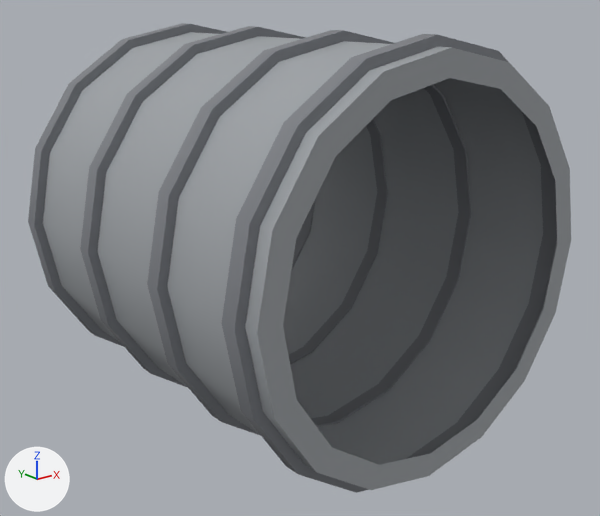
Renders of the OBJ model assets/models/equipment/cobretty_cr1_vector/LOD1/cr1_housing.obj from each side of a commit.
Camera for both pictures: a 50 mm camera at (-5.49, -10.13, 2.45) aimed at (0.12, -3.12, -0.35). Lighting does not change. The marker at lower left points along +X, +Y and +Z. The picture after the commit comes second. Where no turn or scale is listed for an object, it has been applied to the vertices. Vertices at exactly the same position are counted once.

Before the edit, the objects in view are built like this:
```python
me_cr1_housing = bpy.data.meshes.new('cr1_housing')
me_cr1_housing.from_pydata(...)  # 352 vertices, 336 faces; spans x -2.15..2.15, y -5.3..-0.47, z -2.15..2.15
# faces by material slot: [256, 80]
me_cr1_housing.materials.append(mat_eq_metal_band)  # grey #7c7e84
me_cr1_housing.materials.append(mat_eq_metal_graphite)  # grey #9ea2a6
ob_cr1_housing = bpy.data.objects.new('cr1_housing', me_cr1_housing)
ob_cr1_housing.location = (0.0, 0.0, 0.0)
```
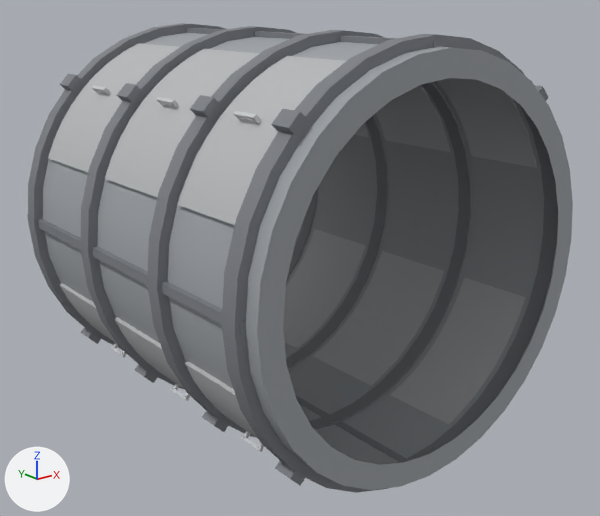
What differs and where, as boxes [x1, y1, x2, y2] in the pictures (600 x 516 px):
'cr1_housing', reshaped
    before: [28, 23, 571, 493]
    after: [27, 23, 573, 493]
part 1 of me_cr1_housing, added
    after: [27, 23, 573, 493]

Diff of the bpy script that builds the scene:
```diff
--- a/assets/models/equipment/cobretty_cr1_vector/LOD1/cr1_housing.obj.py
+++ b/assets/models/equipment/cobretty_cr1_vector/LOD1/cr1_housing.obj.py
@@ mat_eq_steel @@
+mat_eq_steel = principled_material('eq_steel')
+mat_eq_steel.base_color = (0.58, 0.59, 0.61)  # light grey #c8cacd
+mat_eq_steel.roughness = 0.654
@@ mat_eq_metal_panel @@
+mat_eq_metal_panel = principled_material('eq_metal_panel')
+mat_eq_metal_panel.base_color = (0.47, 0.48, 0.49)  # grey #b6b8ba
+mat_eq_metal_panel.roughness = 0.8
@@ me_cr1_housing @@
 # used by ob_cr1_housing; location = (0.0, 0.0, 0.0)
-me_cr1_housing.from_pydata(...)  # 352 vertices, 336 faces; spans x -2.15..2.15, y -5.3..-0.47, z -2.15..2.15
+me_cr1_housing.from_pydata(...)  # 1576 vertices, 1410 faces; spans x -2.15..2.15, y -5.3..-0.47, z -2.15..2.15
+# me_cr1_housing part 1: 1224 vertices added at x -2.11..2.11, y -5.3..-0.47, z -2.11..2.11
 me_cr1_housing.materials.append(mat_eq_metal_band)
 me_cr1_housing.materials.append(mat_eq_metal_graphite)
+me_cr1_housing.materials.append(mat_eq_metal_panel)  # grey #b6b8ba
+me_cr1_housing.materials.append(mat_eq_steel)  # light grey #c8cacd
```
